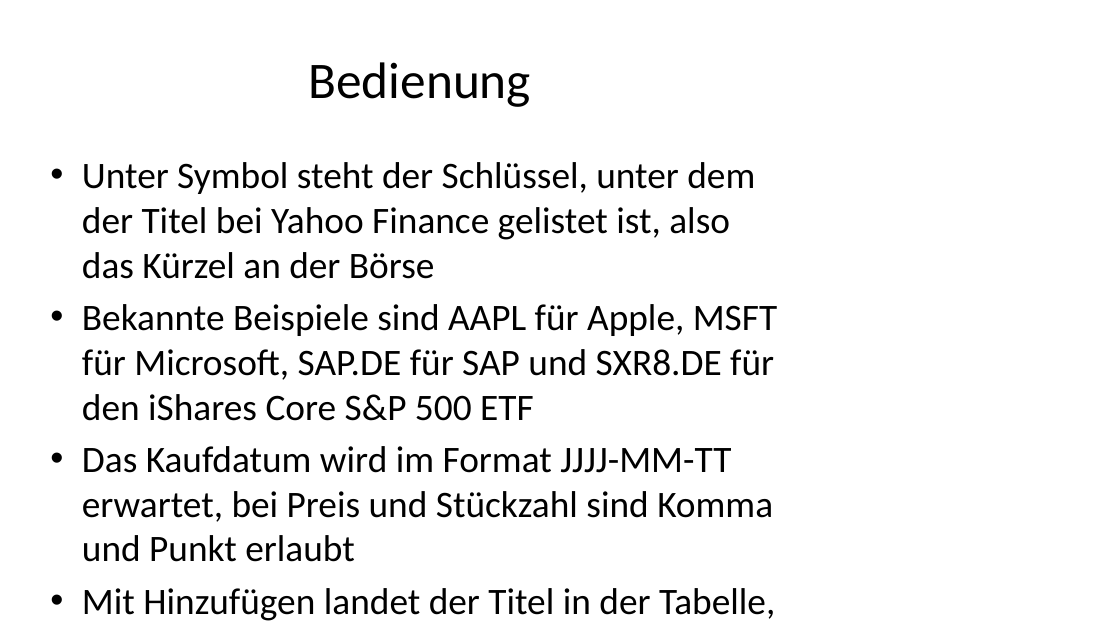
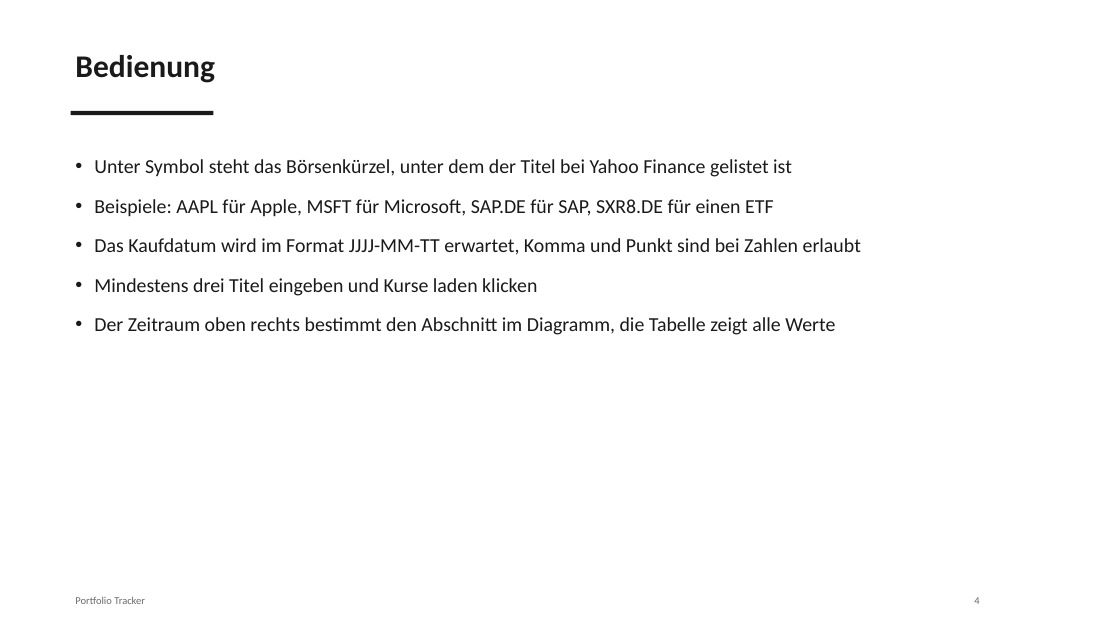
Before and after one commit to Apewee/PortfolioTracker, a slide deck: slide 5 of PortfolioPräsentation.pptx. Drawn at 1120x630 pixels with LibreOffice and Linux fonts; fonts in the diff are those of the drawing. Boxes give left, top, right and bottom in pixels: in the first picture for what was removed or moved away, otherwise in the second. Text is boxed around its words. In the diff, an @@ line names an element or a change of style, - is before the commit and + after.

```diff
--- a/PortfolioPräsentation.pptx
+++ b/PortfolioPräsentation.pptx
@@ text "Bedienung": place and size @@
-text "Bedienung" at bbox=[308, 62, 531, 107]
+text "Bedienung" at bbox=[75, 55, 215, 83]
@@ text "Bedienung" at bbox=[75, 55, 215, 83]: size 44 to 27 pt, text colour #000000 to #1A1A1A, bold on; alignment centre to left; vertical alignment middle to top @@
@@ rectangle added at bbox=[71, 111, 213, 115], fill #1A1A1A @@
@@ text at bbox=[94, 159, 861, 335]: text changed; size 32 to 17 pt; text colour #000000 to #1A1A1A @@
-• Unter Symbol steht der Schlüssel, unter dem der Titel bei Yahoo Finance gelistet ist, also das Kürzel an der Börse
-• Bekannte Beispiele sind AAPL für Apple, MSFT für Microsoft, SAP.DE für SAP und SXR8.DE für den iShares Core S&P 500 ETF
-• Das Kaufdatum wird im Format JJJJ-MM-TT erwartet, bei Preis und Stückzahl sind Komma und Punkt erlaubt
-• Mit Hinzufügen landet der Titel in der Tabelle, mindestens drei Titel sollten es sein
-• Kurse laden holt die Kurse, der Zeitraum oben rechts bestimmt den Abschnitt im Diagramm
+• Unter Symbol steht das Börsenkürzel, unter dem der Titel bei Yahoo Finance gelistet ist
+• Beispiele: AAPL für Apple, MSFT für Microsoft, SAP.DE für SAP, SXR8.DE für einen ETF
+• Das Kaufdatum wird im Format JJJJ-MM-TT erwartet, Komma und Punkt sind bei Zahlen erlaubt
+• Mindestens drei Titel eingeben und Kurse laden klicken
+• Der Zeitraum oben rechts bestimmt den Abschnitt im Diagramm, die Tabelle zeigt alle Werte
@@ text added at bbox=[75, 597, 145, 604], 9 pt, text #6B6B6B @@
+Portfolio Tracker
@@ text added at bbox=[974, 597, 979, 604], 9 pt, text #6B6B6B @@
+4
```
Also in this commit, not shown: 8 other slides changed, 1 slide added.
